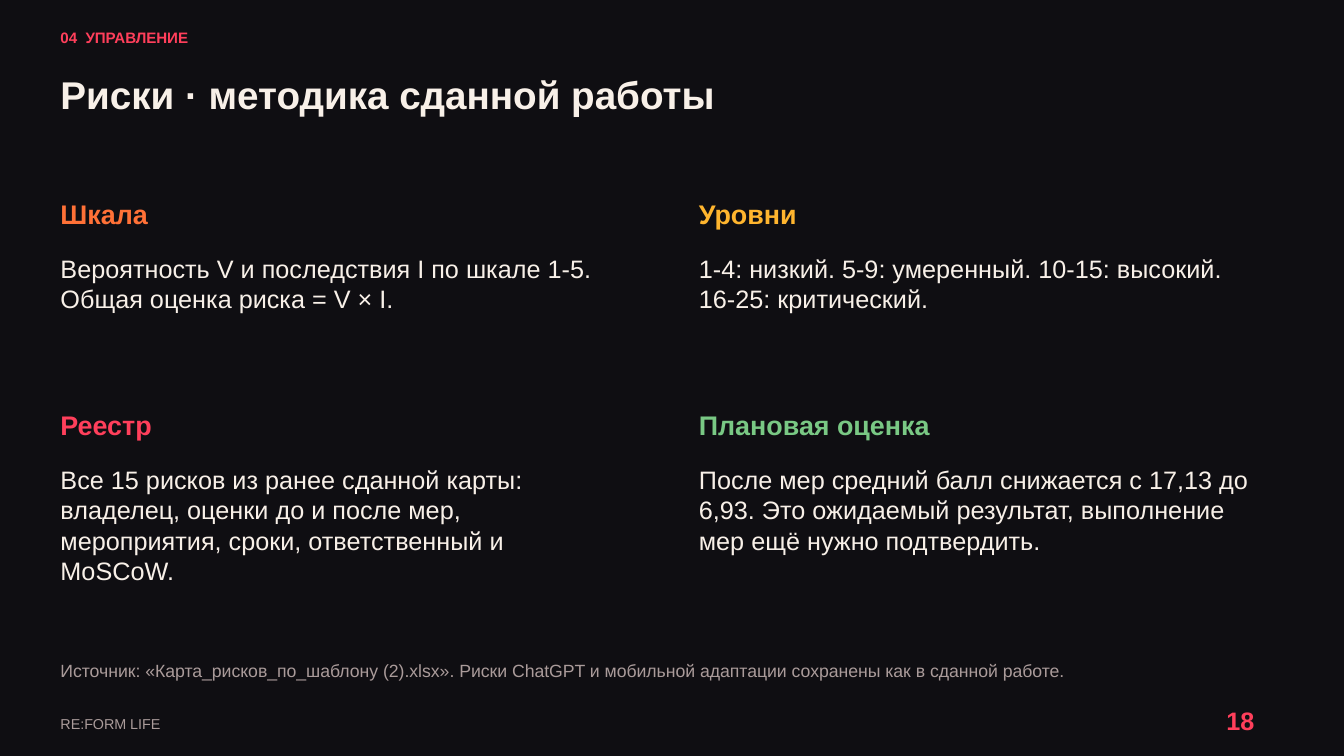
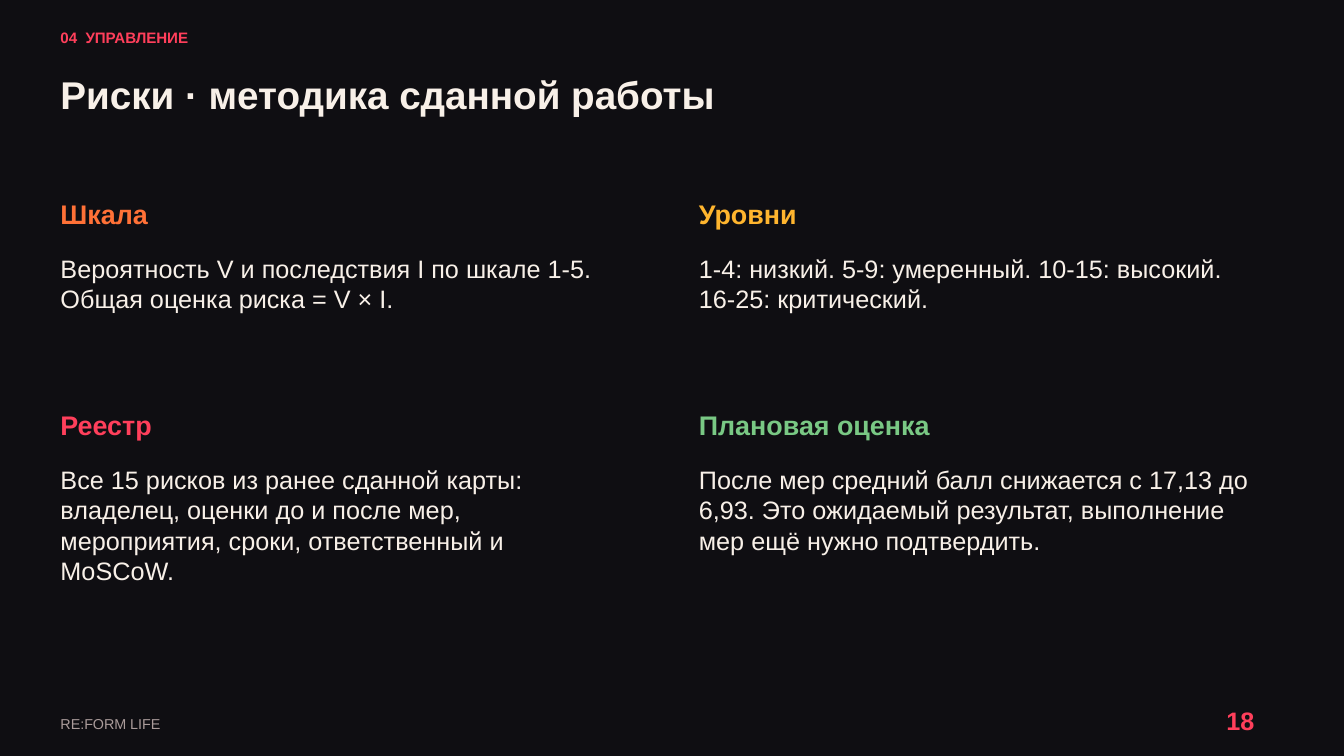
Before and after one commit to kartaamigo/RE-FORM-LIFE, a slide deck: slide 18 of docs/project-plan/RE_FORM_LIFE_Reviewed_Design.pptx. Drawn at 1344x756 pixels with LibreOffice and Linux fonts; fonts in the diff are those of the drawing. Boxes give left, top, right and bottom in pixels: in the first picture for what was removed or moved away, otherwise in the second. Text is boxed around its words. In the diff, an @@ line names an element or a change of style, - is before the commit and + after.

```diff
--- a/docs/project-plan/RE_FORM_LIFE_Reviewed_Design.pptx
+++ b/docs/project-plan/RE_FORM_LIFE_Reviewed_Design.pptx
@@ text removed at [60,664,1065,681] @@
-Источник: «Карта_рисков_по_шаблону (2).xlsx». Риски ChatGPT и мобильной адаптации сохранены как в сданной работе.
```
Also in this commit, not shown: 7 other slides changed, 1 other file.
